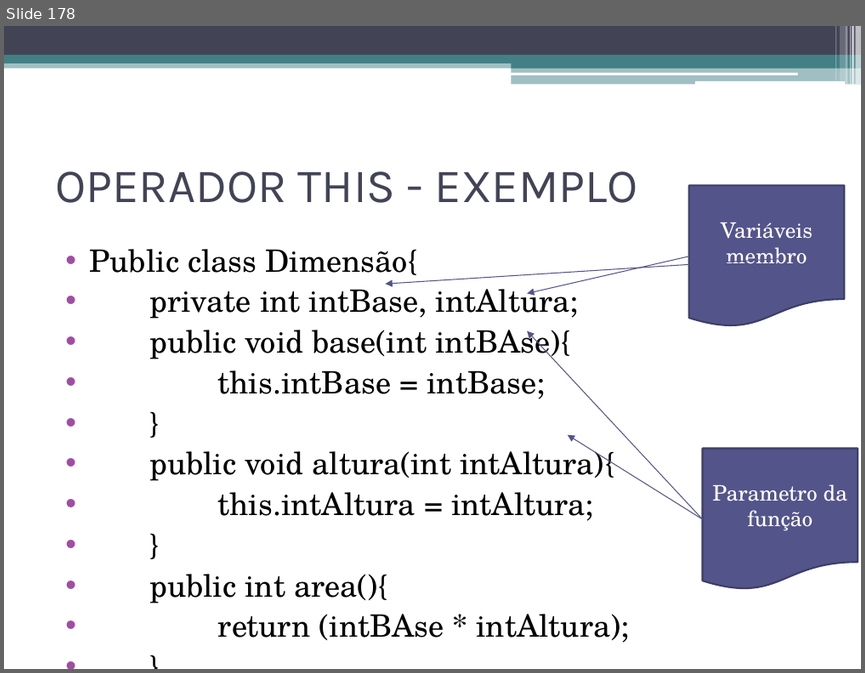
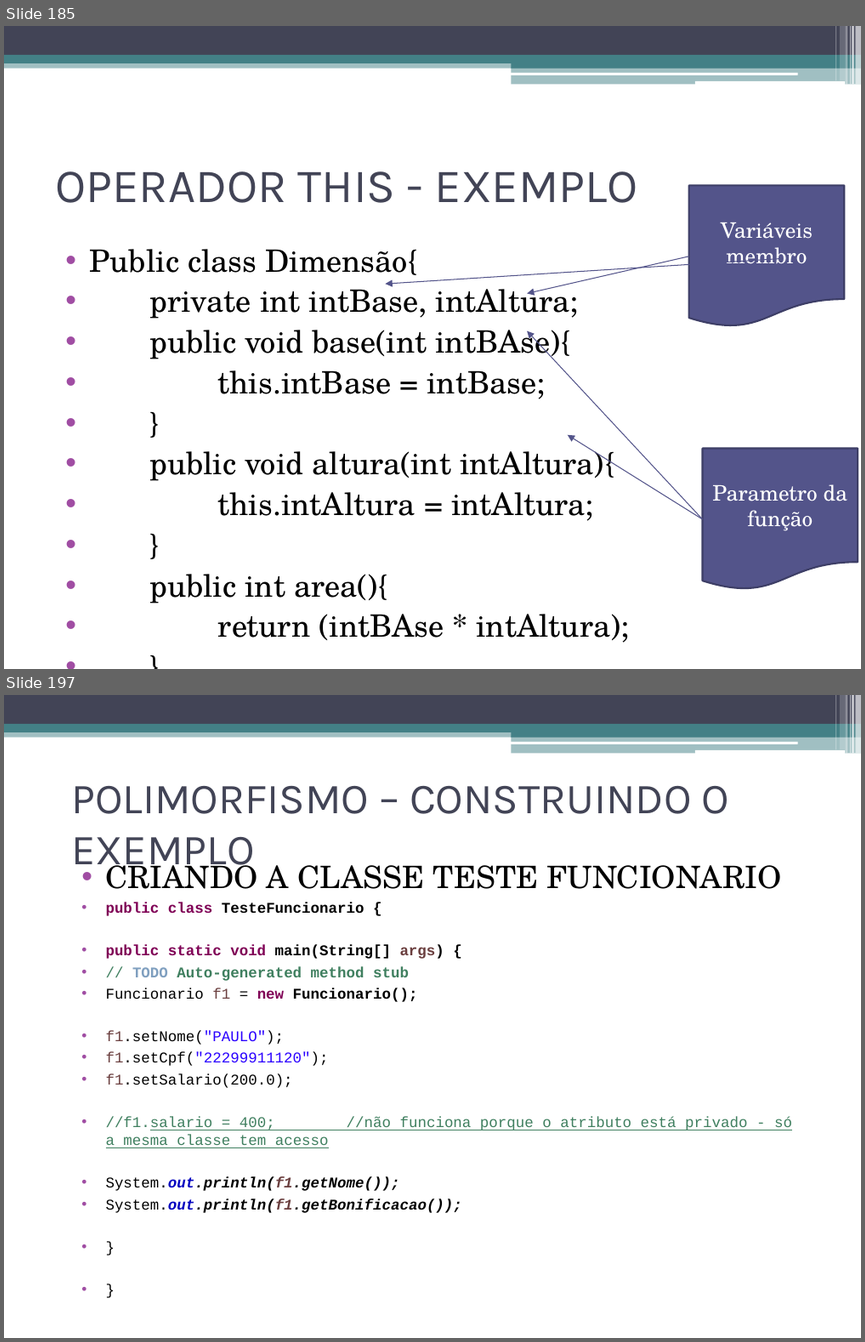
Before and after one commit to adilsonlopesoracle/ProgramacaoOrientadaaObjetos_Olinda, a slide deck: FundamentosOrientObjetos.pptx. Shown one above the other, each under a label of ours: slide 178 before the commit, slides 185 and 197 after it; the slides between them are not shown. The pictures are 865x673 and 865x1342 pixels, drawn with LibreOffice and Linux fonts; fonts in the diff are those of the drawing. Boxes give left, top, right and bottom in pixels: in the first picture for what was removed or moved away, otherwise in the second. Text is boxed around its words. In the diff, an @@ line names an element or a change of style, - is before the commit and + after.

```diff
--- a/FundamentosOrientObjetos.pptx
+++ b/FundamentosOrientObjetos.pptx
@@ slide 197 added at (x1=4, y1=695, x2=861, y2=1338), background #FFFFFF; not listed: 13 template elements that a slide beside it also shows @@
@@ title added at (x1=71, y1=786, x2=729, y2=875), 36 pt, text #424456 @@
+POLIMORFISMO – CONSTRUINDO O EXEMPLO
@@ text added at (x1=106, y1=857, x2=782, y2=1213), 12.5 pt, text #000000 @@
+• CRIANDO A CLASSE TESTE FUNCIONARIO
+• public class TesteFuncionario {
+• public static void main(String[] args) {
+• // TODO Auto-generated method stub
+• Funcionario f1 = new Funcionario();
+• f1.setNome("PAULO");
+• f1.setCpf("22299911120");
+• f1.setSalario(200.0);
+• //f1.salario = 400; //não funciona porque o atributo está privado - só a mesma classe tem acesso
+• System.out.println(f1.getNome());
+• System.out.println(f1.getBonificacao());
+• }
+• }
@@ what was slide 178 is now slide 185 @@
```
Also in this commit, not shown: 2 slides changed, 45 other slides added.
